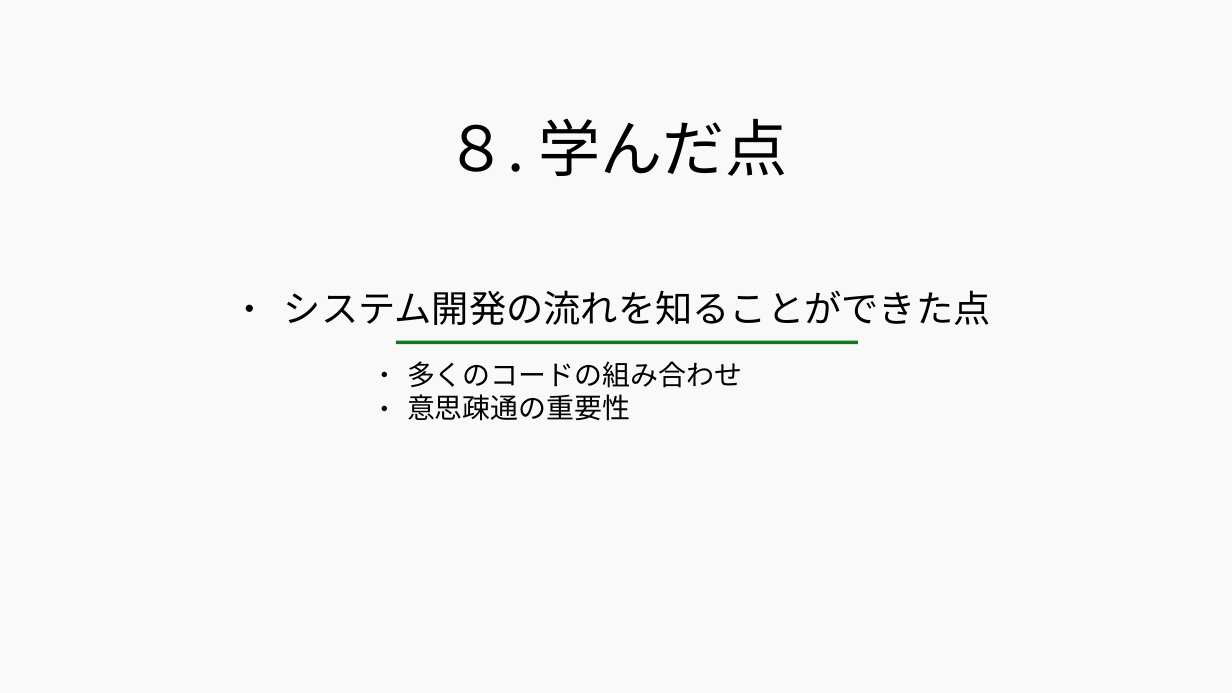
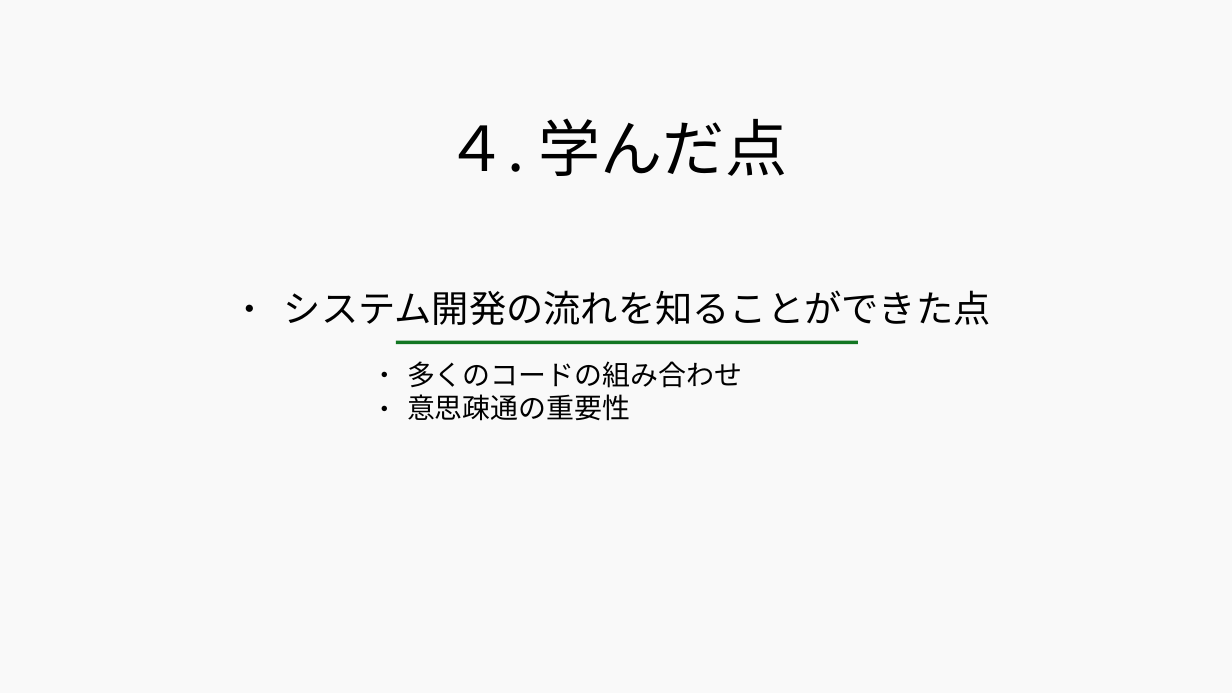
Before and after one commit to 2022java42-student008/LibraryProject, a slide deck: slide 6 of 図書管理システム - コピー.odp (slide 19 before the commit). Drawn at 1232x693 pixels with LibreOffice and Linux fonts; fonts in the diff are those of the drawing. Boxes give left, top, right and bottom in pixels: in the first picture for what was removed or moved away, otherwise in the second. Text is boxed around its words. In the diff, an @@ line names an element or a change of style, - is before the commit and + after.

```diff
--- a/図書管理システム - コピー.odp
+++ b/図書管理システム - コピー.odp
@@ title at <box>446,118,787,176</box>: text changed @@
-８. 学んだ点
+４. 学んだ点
```
Also in this commit, not shown: 5 other slides changed, 13 slides removed, 4 other files.
